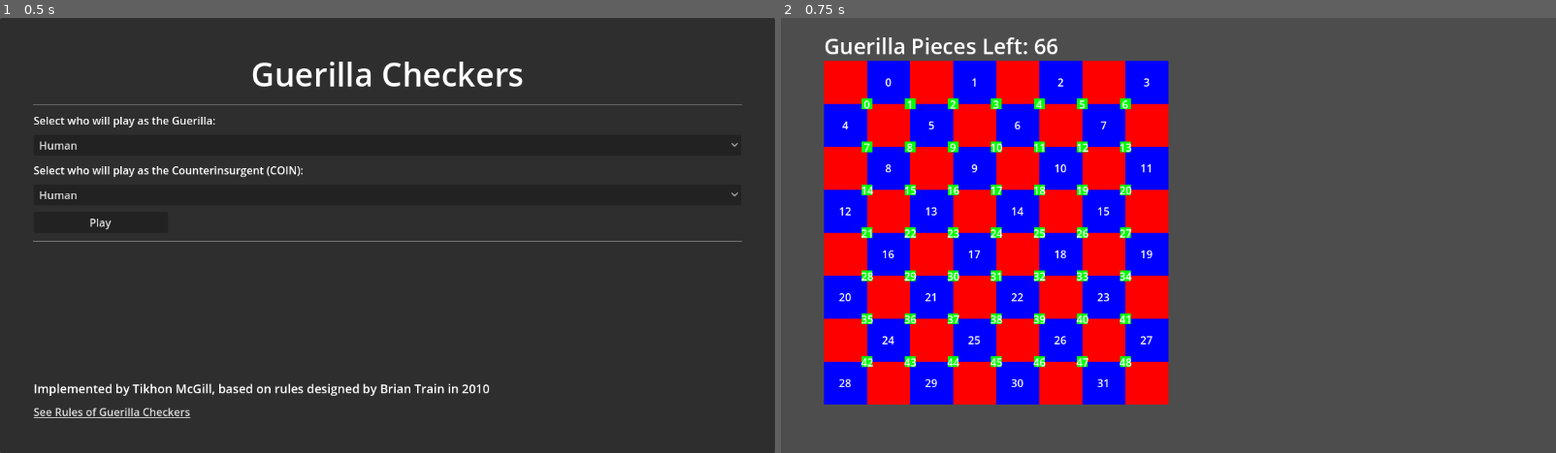
Above: before the commit, frames 1-2 (left to right).
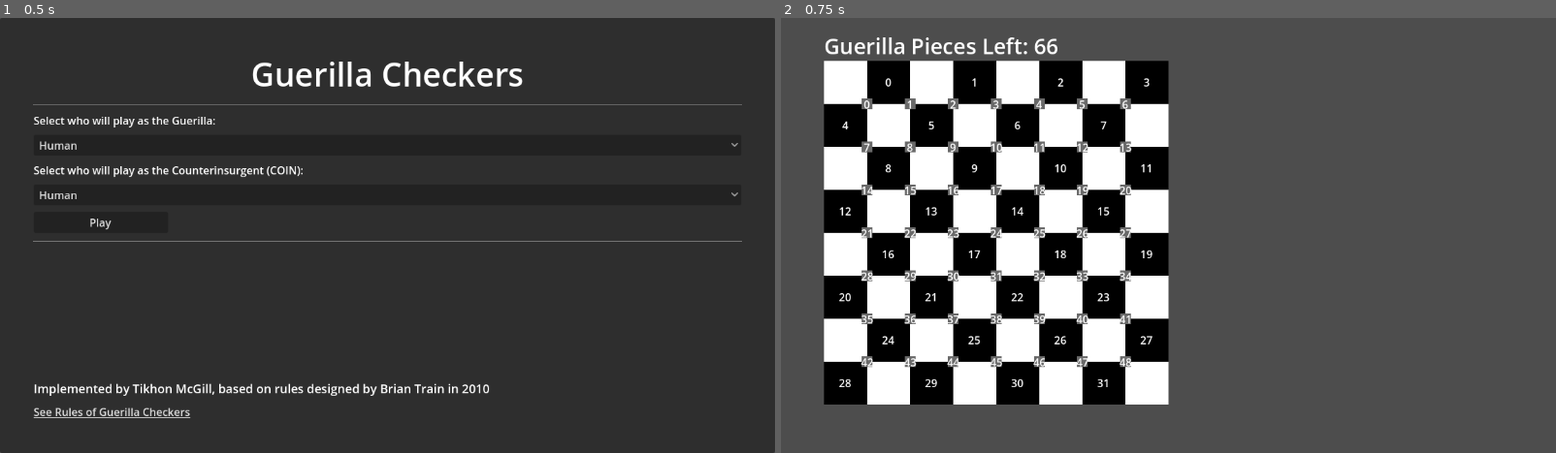
Above: after the commit, the same moments.

Repository: TikhonMcGill/guerilla-checkers
Game: Godot game, scene res://assets/scenes/main_menu/main_menu.tscn
The game is run twice, just before and just after one commit, with the same random seed, the same clock (stepped at 60 frames per second) and the same inputs.
Inputs:
- Up to frame 1 (0.5 s): no input
- Up to frame 2 (0.75 s): click "Play" at 0.5 s

Frame 1 is identical in both runs. In frame 2, 35% of the frame differs, in the area x 5-51%, y 9-89%.

Commit message:
Remove temporary test code

Diff:
--- a/assets/scenes/game_scene/game_scene.gd
+++ b/assets/scenes/game_scene/game_scene.gd
@@ -18,25 +18,3 @@
 
 func _on_quit_confirmation_dialog_confirmed():
 	get_tree().change_scene_to_file(MAIN_MENU_PATH)
-
-func _on_game_board_mouse_over_tile(tile : Tile):
-	var tile_index : int = game_board.cells.find(tile)
-
-	if tile_index == -1:
-		return
-
-	tile.color = tile.color.inverted()
-
-	for x in game_state.get_cell_corners(tile_index):
-		var corner : Corner = game_board.corners.get_child(x)
-		corner.color = corner.color.inverted()
-
-func _on_game_board_mouse_over_corner(corner : Corner):
-	var corner_index : int = corner.get_index()
-
-	corner.color = corner.color.inverted()
-
-	for x in game_state.get_adjacent_corners(corner_index):
-		print(x)
-		var corner2 : Corner = game_board.corners.get_child(x)
-		corner2.color = corner2.color.inverted()
--- a/assets/scenes/game_scene/game_scene.tscn
+++ b/assets/scenes/game_scene/game_scene.tscn
@@ -14,9 +14,6 @@
 
 [node name="GameBoard" parent="." instance=ExtResource("2_s2l1n")]
 position = Vector2(64, 64)
-tile_color_1 = Color(1, 0, 0, 1)
-tile_color_2 = Color(0, 0, 1, 1)
-corner_color = Color(0, 1, 0, 1)
 tile_size = 64
 label_cells = true
 label_corners = true
@@ -25,4 +22,3 @@
 wait_time = 0.5
 
 [connection signal="confirmed" from="QuitConfirmationDialog" to="." method="_on_quit_confirmation_dialog_confirmed"]
-[connection signal="mouse_over_tile" from="GameBoard" to="." method="_on_game_board_mouse_over_tile"]
